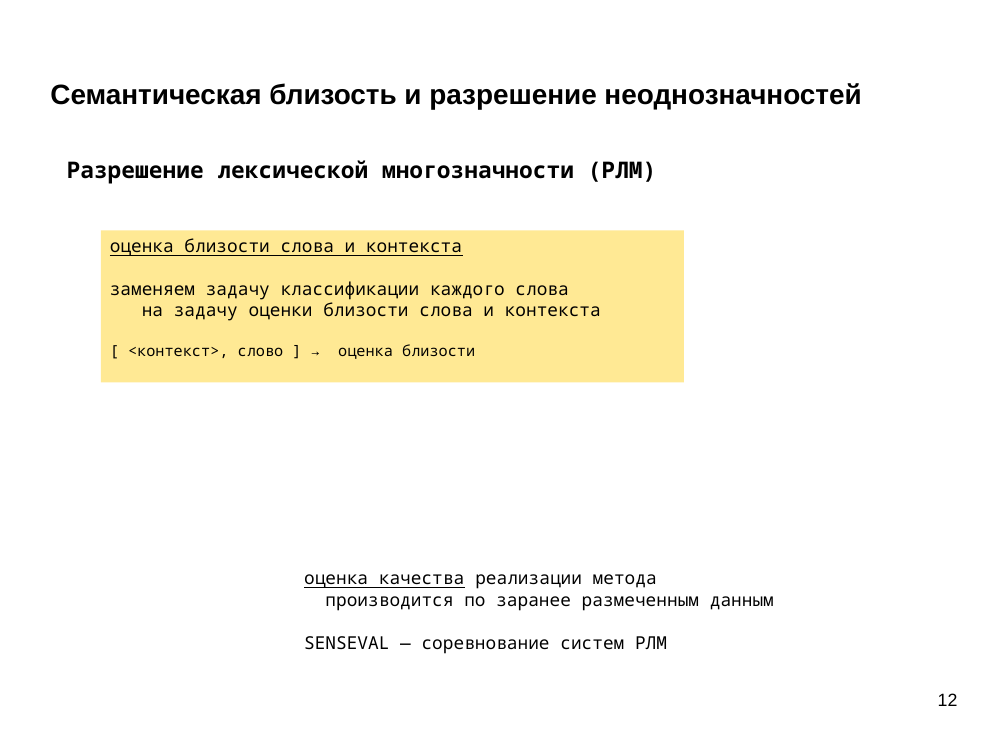
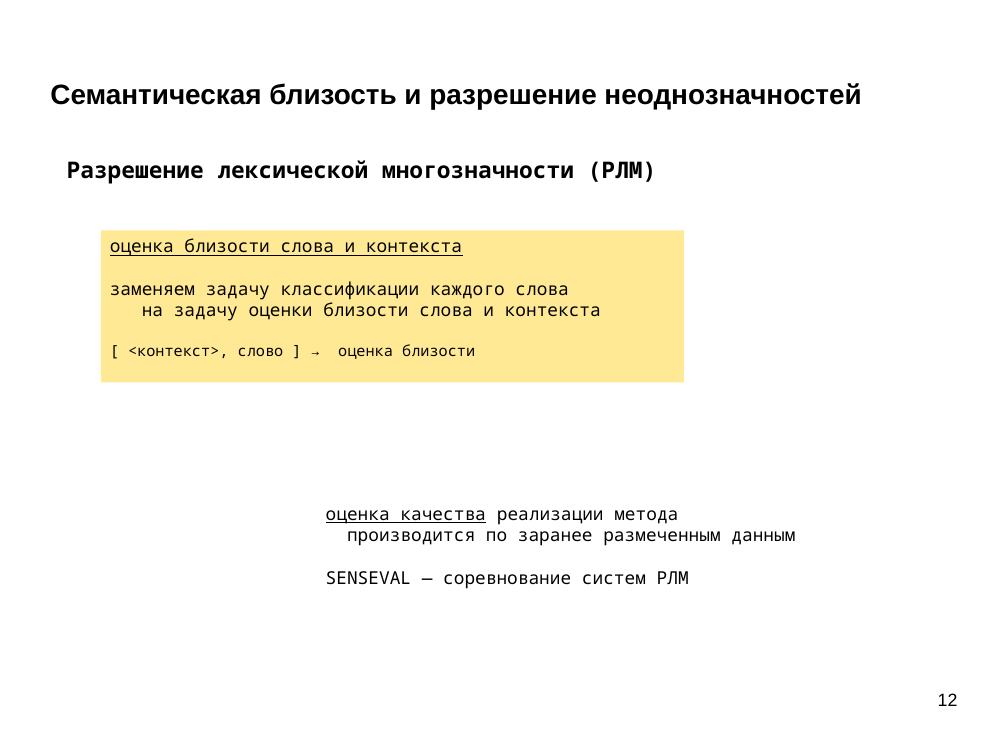
Before and after one commit to mechanoid5/ml_nlp_2022, a slide deck: slide 12 of 11-semantic.odp. Drawn at 1008x756 pixels with LibreOffice and Linux fonts; fonts in the diff are those of the drawing; background and template pictures are left out. Boxes give left, top, right and bottom in pixels: in the first picture for what was removed or moved away, otherwise in the second. Text is boxed around its words. In the diff, an @@ line names an element or a change of style, - is before the commit and + after.

```diff
--- a/11-semantic.odp
+++ b/11-semantic.odp
@@ text "оценка качества реализации метода" moved from (x1=304, y1=574, x2=774, y2=654) to (x1=326, y1=510, x2=795, y2=589) @@
```
Also in this commit, not shown: 8 other files.
